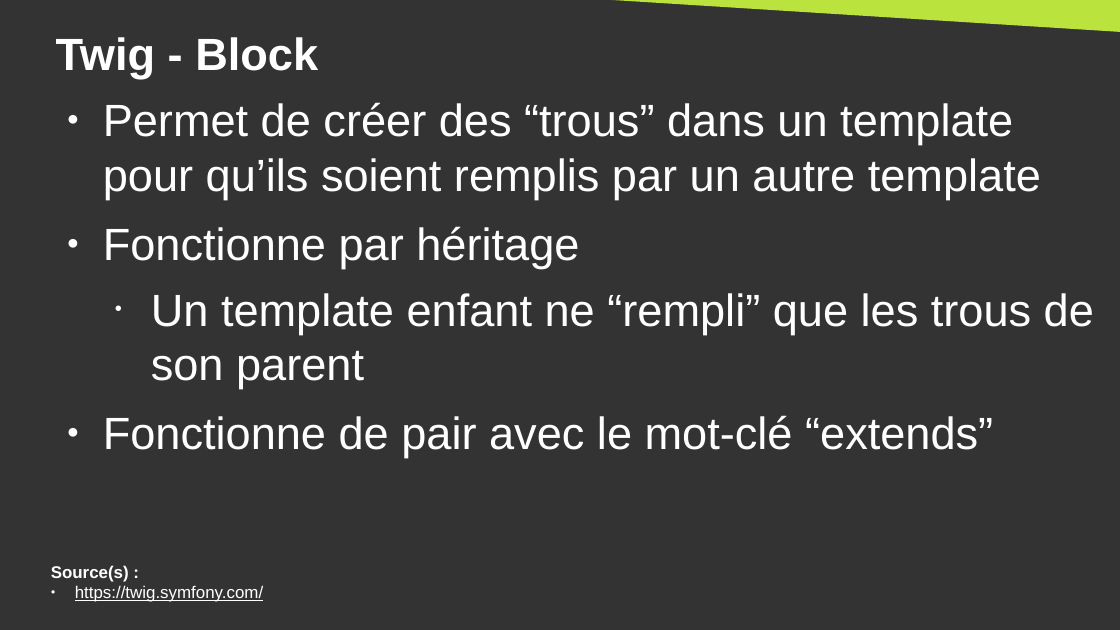
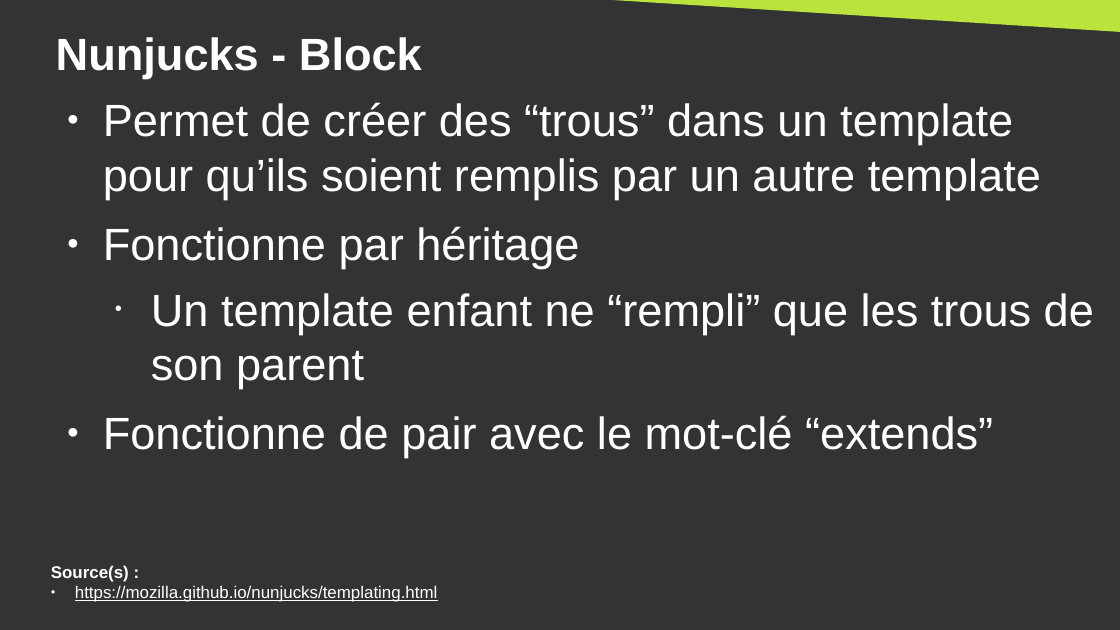
Before and after one commit to DanYellow/cours, a slide deck: slide 39 of developpement-front-s5/travaux-pratiques/numero-4/presentation.odp. Drawn at 1120x630 pixels with LibreOffice and Linux fonts; fonts in the diff are those of the drawing. Boxes give left, top, right and bottom in pixels: in the first picture for what was removed or moved away, otherwise in the second. Text is boxed around its words. In the diff, an @@ line names an element or a change of style, - is before the commit and + after.

Commit message:
developpement-front-s5 - tp#4 - change twig for nunjucks

```diff
--- a/developpement-front-s5/travaux-pratiques/numero-4/presentation.odp
+++ b/developpement-front-s5/travaux-pratiques/numero-4/presentation.odp
@@ title at <box>56,37,422,78</box>: text changed @@
-Twig - Block
+Nunjucks - Block
@@ text at <box>75,585,437,602</box>: text changed @@
-● https://twig.symfony.com/
+● https://mozilla.github.io/nunjucks/templating.html
```
Also in this commit, not shown: 19 other slides changed, 5 other files.
